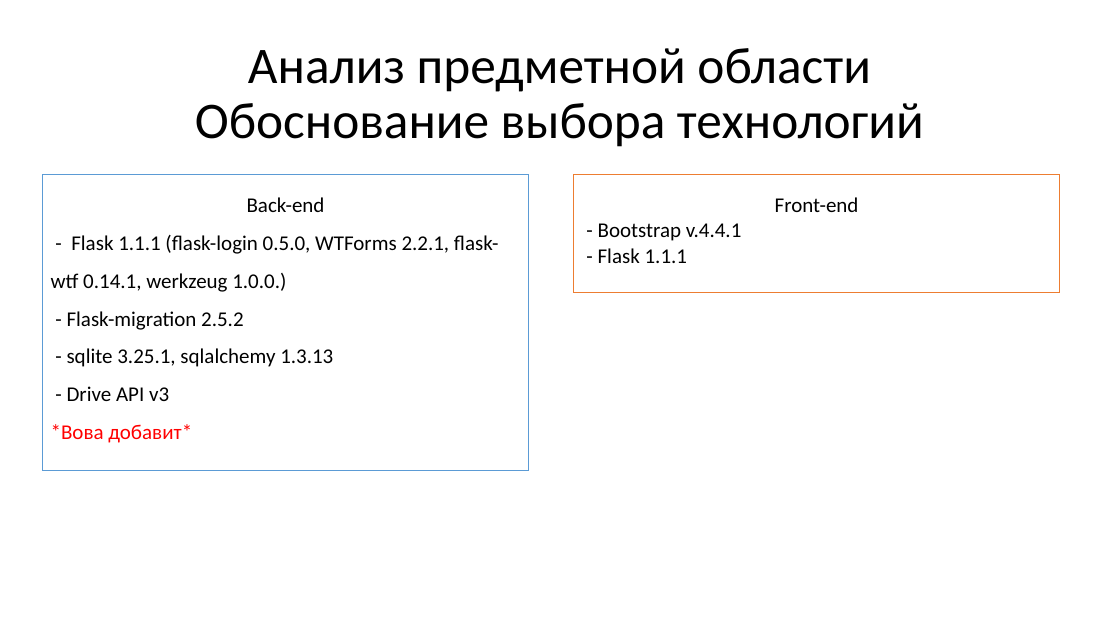
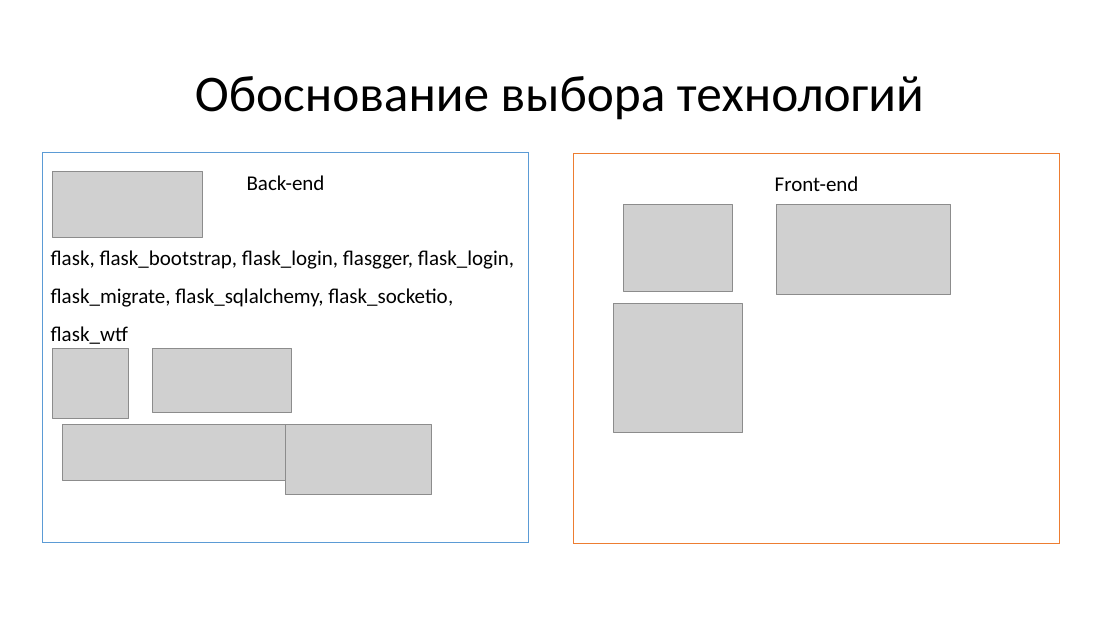
Before and after one commit to AurelVU/Conference-Site-VSU, a slide deck: slide 8 of Презентация.pptx (slide 6 before the commit). Drawn at 1120x630 pixels with LibreOffice and Linux fonts; fonts in the diff are those of the drawing; grey boxes stand for pictures. Boxes give left, top, right and bottom in pixels: in the first picture for what was removed or moved away, otherwise in the second. Text is boxed around its words. In the diff, an @@ line names an element or a change of style, - is before the commit and + after.

```diff
--- a/Презентация.pptx
+++ b/Презентация.pptx
@@ title at box(195, 76, 924, 120): text changed @@
-Анализ предметной области
-Обоснование выбора технологий
+Обоснование выбора технологий
@@ rectangle "Back-end": place and size @@
-rectangle "Back-end" at box(42, 175, 528, 471)
+rectangle "Back-end" at box(42, 153, 528, 543)
@@ picture added at box(52, 171, 202, 238) @@
@@ rectangle "Front-end": place and size @@
-rectangle "Front-end" at box(574, 175, 1060, 292)
+rectangle "Front-end" at box(574, 154, 1060, 544)
@@ picture added at box(624, 204, 733, 291) @@
@@ picture added at box(777, 204, 951, 295) @@
@@ text in rectangle at box(598, 223, 742, 263): paragraphs removed @@
-- Bootstrap v.4.4.1
-- Flask 1.1.1
@@ text in rectangle at box(51, 250, 514, 344): text changed @@
-- Flask 1.1.1 (flask-login 0.5.0, WTForms 2.2.1, flask-wtf 0.14.1, werkzeug 1.0.0.)
-- Flask-migration 2.5.2
-- sqlite 3.25.1, sqlalchemy 1.3.13
-- Drive API v3
-*Вова добавит*
+flask, flask_bootstrap, flask_login, flasgger, flask_login, flask_migrate, flask_sqlalchemy, flask_socketio, flask_wtf
@@ picture added at box(614, 304, 743, 433) @@
@@ picture added at box(52, 349, 128, 418) @@
@@ picture added at box(153, 349, 292, 413) @@
@@ picture added at box(62, 425, 286, 481) @@
@@ picture added at box(286, 425, 432, 495) @@
```
Also in this commit, not shown: 4 other slides changed, 6 slides added, 2 slides removed, 1 other file.
